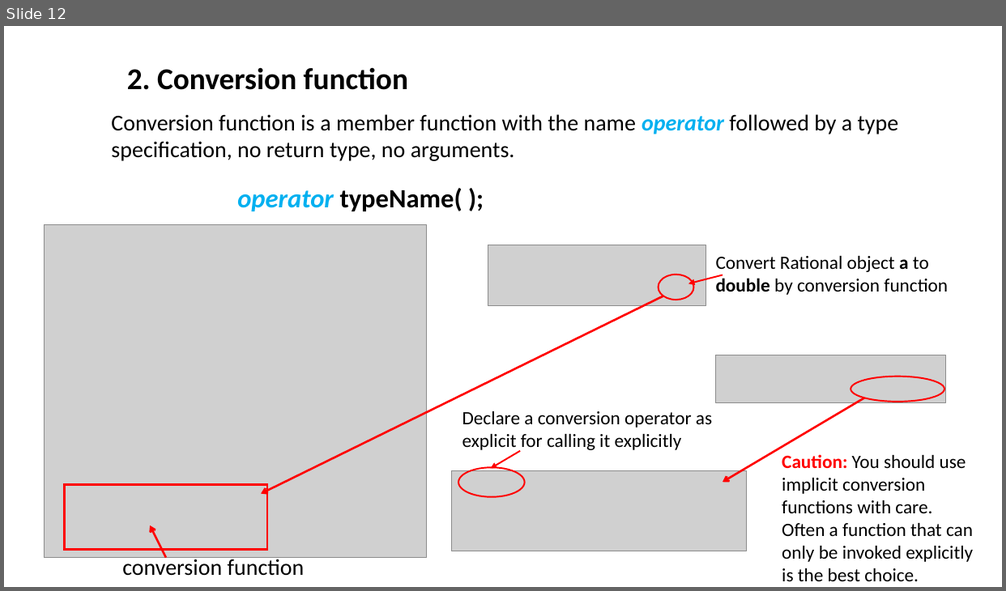
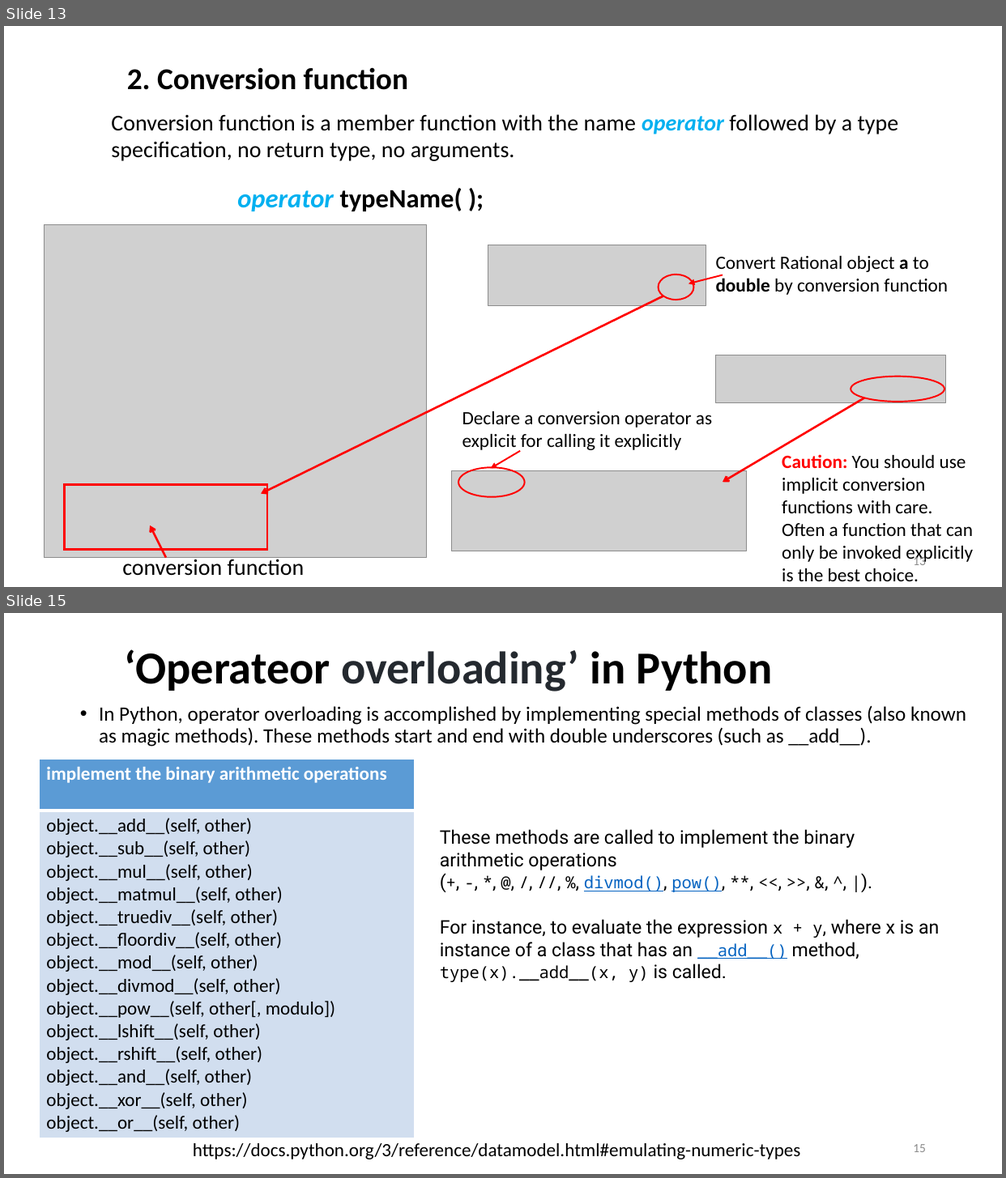
Before and after one commit to ShiqiYu/CPP, a slide deck: week10/Lab10.pptx. Shown one above the other, each under a label of ours: slide 12 before the commit, slides 13 and 15 after it; the slides between them are not shown. The pictures are 1006x591 and 1006x1178 pixels, drawn with LibreOffice and Linux fonts; fonts in the diff are those of the drawing; grey boxes stand for pictures; background and template pictures are left out. Boxes give left, top, right and bottom in pixels: in the first picture for what was removed or moved away, otherwise in the second. Text is boxed around its words. In the diff, an @@ line names an element or a change of style, - is before the commit and + after.

```diff
--- a/week10/Lab10.pptx
+++ b/week10/Lab10.pptx
@@ slide 15 added at (4,613,1002,1174), background #FFFFFF @@
@@ title added at (124,649,773,692), 44 pt, text #000000, bold @@
+‘Operateor overloading’ in Python
@@ text added at (99,706,966,747), 19.6 pt, text #000000 @@
+• In Python, operator overloading is accomplished by implementing special methods of classes (also known as magic methods). These methods start and end with double underscores (such as __add__).
@@ table added at (39,759,414,1135), 2 rows, 1 columns @@
+implement the binary arithmetic operations
+object.__add__(self, other) / object.__sub__(self, other) / object.__mul__(self, other) / object.__matmul__(self, other) / object.__truediv__(self, other) / object.__floordiv__(self, other) / object.__mod__(self, other) / object.__divmod__(self, other) / object.__pow__(self, other[, modulo]) / object.__lshift__(self, other) / object.__rshift__(self, other) / object.__and__(self, other) / object.__xor__(self, other) / object.__or__(self, other)
@@ text added at (440,829,939,982), 18 pt, text #000000 @@
+These methods are called to implement the binary arithmetic operations (+, -, *, @, /, //, %, divmod(), pow(), **, <<, >>, &, ^, |).
+For instance, to evaluate the expression x + y, where x is an instance of a class that has an __add__() method,
+type(x).__add__(x, y) is called.
@@ text added at (193,1144,800,1160), 18 pt, text #000000 @@
+https://docs.python.org/3/reference/datamodel.html#emulating-numeric-types
@@ page number added at (913,1144,926,1152), 12 pt, text #8C8C8C @@
+15
@@ what was slide 12 is now slide 13 @@
@@ slide 13 changed as well @@
@@ page number added at (913,555,926,565), 12 pt, text #8C8C8C @@
+13
```
Also in this commit, not shown: 12 other slides changed, 6 other slides added, 5 other files.
